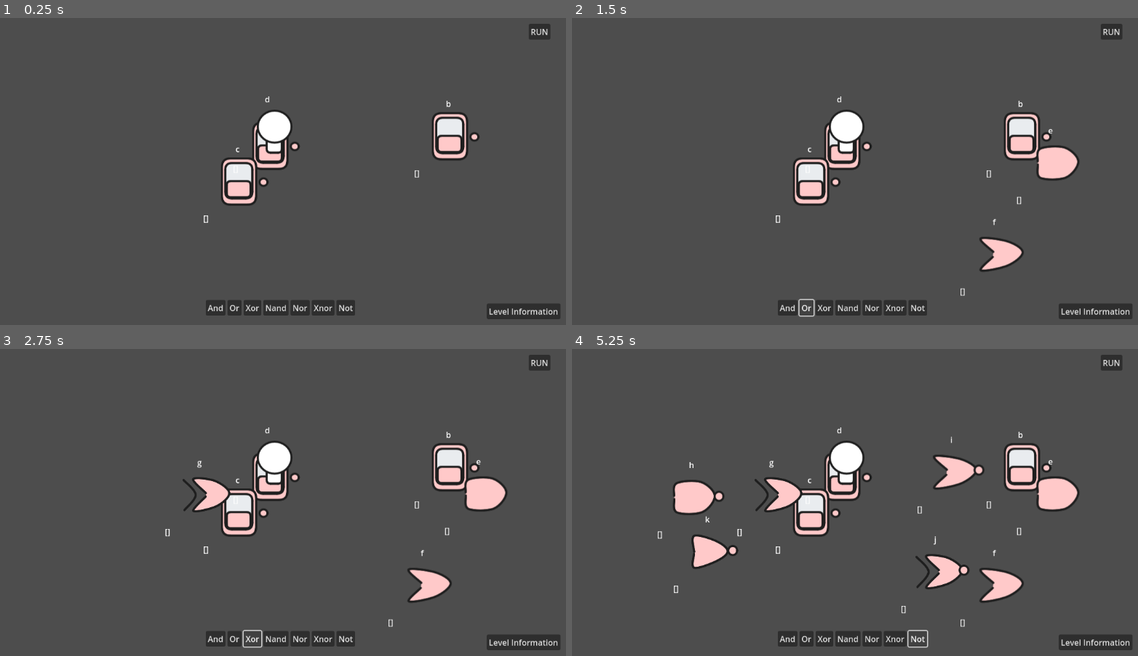
Above: before the commit, frames 1-4 (two rows, left to right).
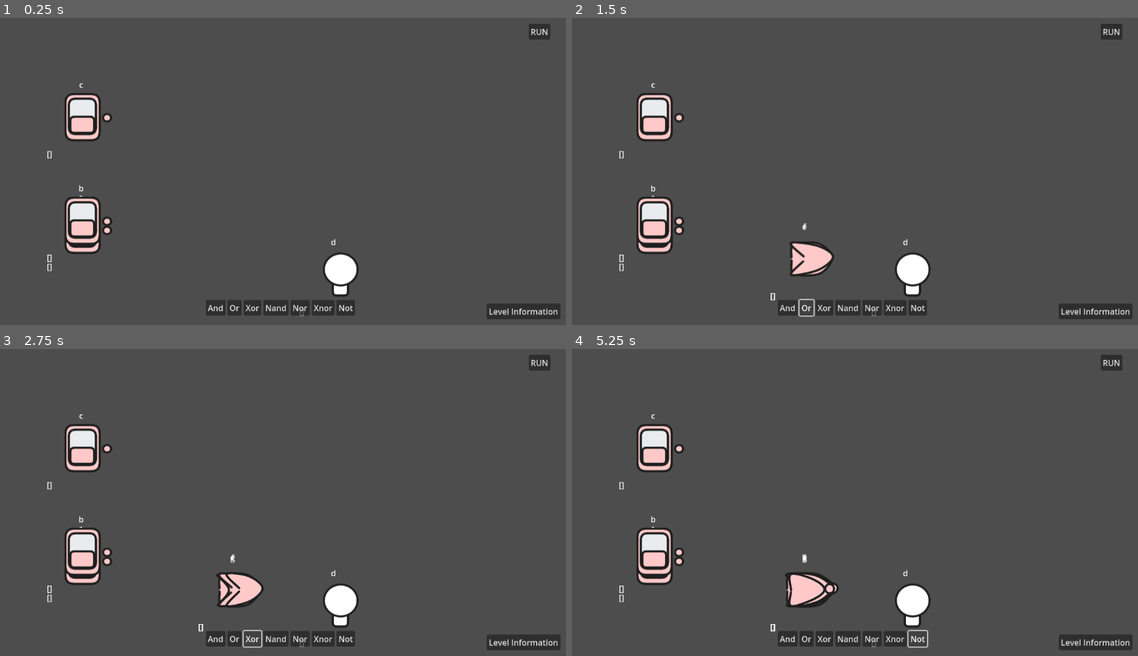
Above: after the commit, the same moments.

Repository: sininen-blue/logic-gate-tesseract
Game: Godot game, scene res://simulation/simulation.tscn
Two runs of this game, one before a commit and one after it. Both use one fixed random seed, a clock stepped at 60 frames per second and the inputs below. This scene is started directly instead of the project's main scene.
Inputs:
- Up to frame 1 (0.25 s): no input
- Up to frame 2 (1.5 s): click "And" at 0.5 s; click "Or" at 1.25 s
- Up to frame 3 (2.75 s): click "Xor" at 2 s
- Up to frame 4 (5.25 s): click "Nand" at 2.75 s; click "Nor" at 3.5 s; click "Xnor" at 4.25 s; click "Not" at 5 s

The runs differ from the first frame. In frame 1, 6.0% of the frame differs, in the area x 8-85%, y 21-98%; in frame 2, 8.1%; in frame 3, 8.6%; in frame 4, 11%, in the area x 8-90%, y 21-98%.

Commit message:
location flag

Diff:
--- a/simulation/simulation-manager.gd
+++ b/simulation/simulation-manager.gd
@@ -56,17 +56,24 @@
 	var start_count : int = truth_table[0].length() - end_count
 
 	for start in range(start_count):
-		create_gate("start")
+		create_gate("start", "left")
 	for end in range(end_count):
-		create_gate("end")
-
-
-func create_gate(type : String) -> void:
+		create_gate("end", "right")
+
+
+func create_gate(type : String, location : String = "") -> void:
 	var gate_scene : Gate = GATE_SCENE.instantiate()
 	gate_scene.gate_type = type
 	gate_scene.gate_name = String.chr(97 + len(all_gates)) # NOTE: will die after Z
-	var random_start : Vector2 = Vector2(randi_range(100, 1000), randi_range(200, 500))
-	gate_scene.global_position = random_start
+
+	var start_location : Vector2
+	if location == "left":
+		start_location = Vector2(200, randi_range(50, 600))
+	elif location == "right":
+		start_location = Vector2(700, randi_range(50, 600))
+	else:
+		start_location = Vector2(500, 500)
+	gate_scene.global_position = start_location
 
 	add_child(gate_scene)
 
